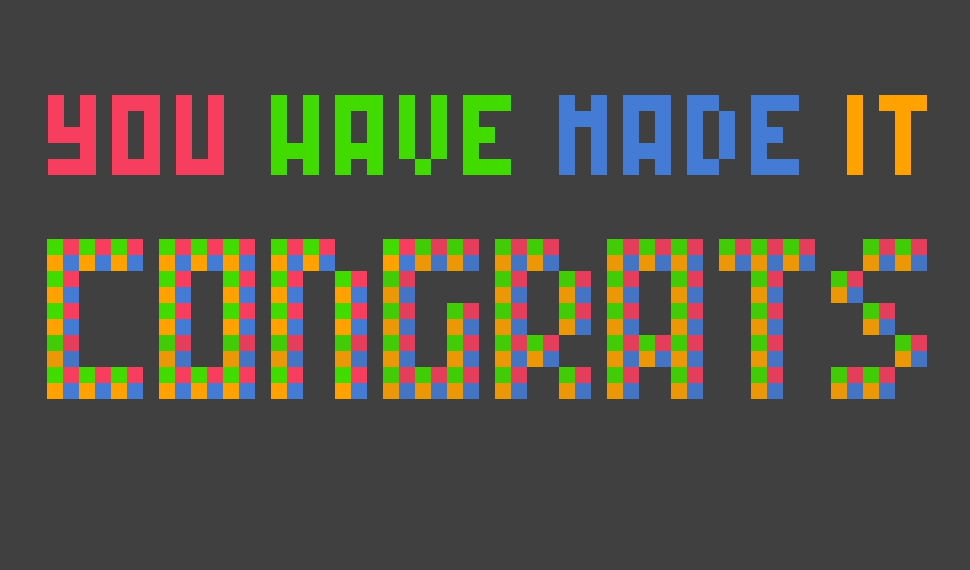
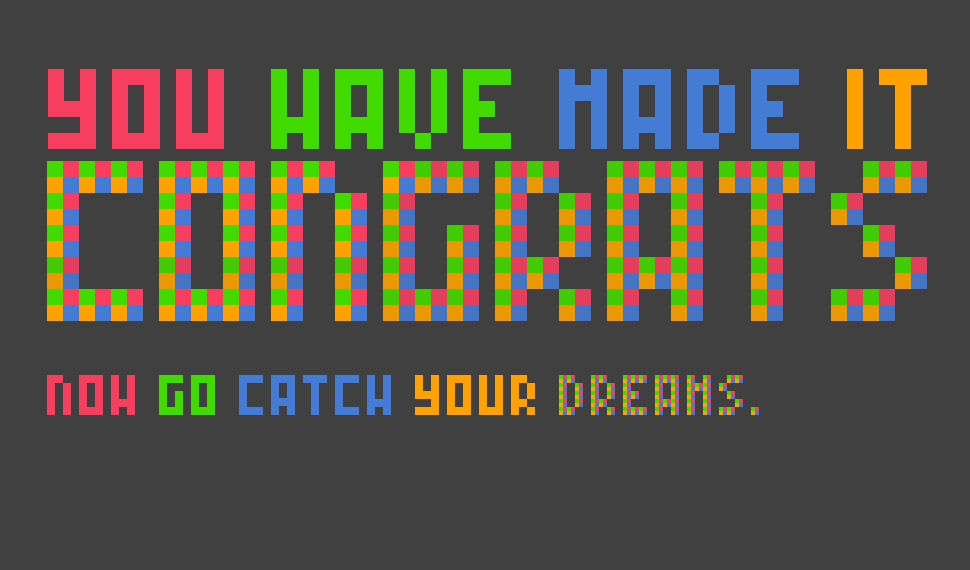
Comparing the layer stacks of the two w=970, h=570 images. Changes:
moved "Congrats" above "NowGoCatchYourDreams", painted on it over [47, 161, 927, 399]
renamed "Credits" to "NowGoCatchYourDreams", showed it, painted on it over [47, 239, 927, 415]
painted on "YouHaveMadeIt" over [48, 69, 927, 175]
